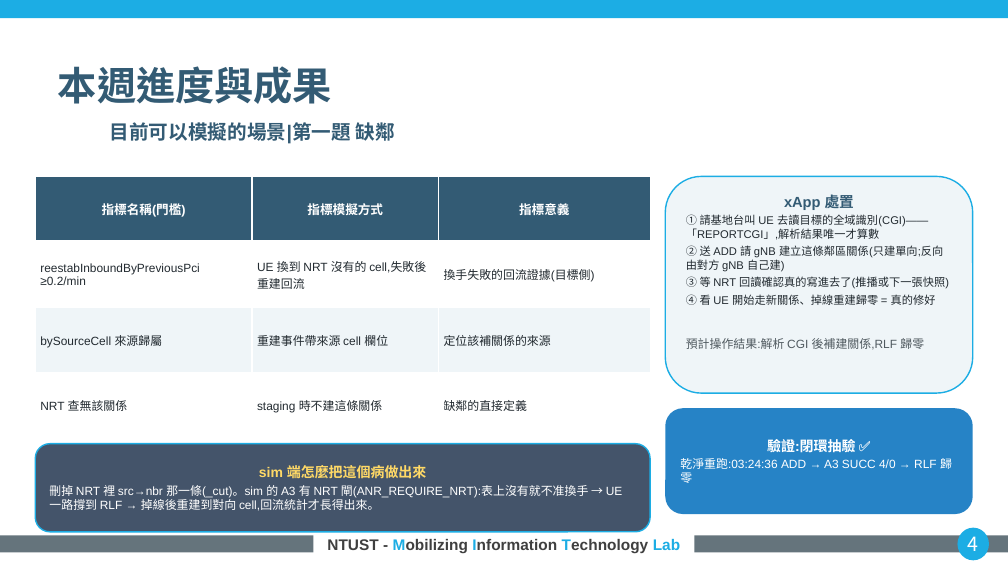
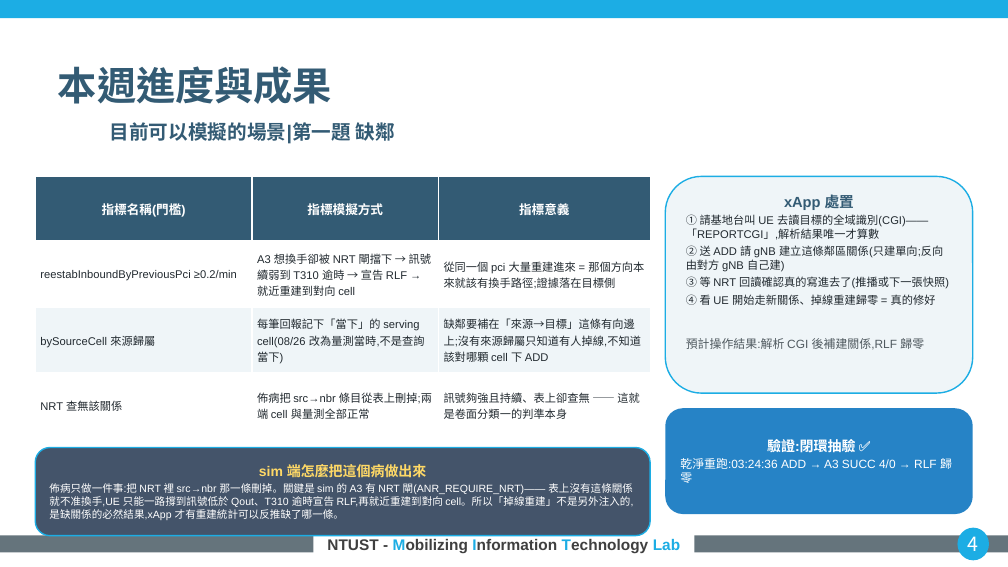
Before and after one commit to kimOuO/RAN-sim-OAI, a slide deck: slide 4 of docs/report/8_27_進度報告_v10十二題.pptx. Drawn at 1008x567 pixels with LibreOffice and Linux fonts; fonts in the diff are those of the drawing; background and template pictures are left out. Boxes give left, top, right and bottom in pixels: in the first picture for what was removed or moved away, otherwise in the second. Text is boxed around its words. In the diff, an @@ line names an element or a change of style, - is before the commit and + after.

```diff
--- a/docs/report/8_27_進度報告_v10十二題.pptx
+++ b/docs/report/8_27_進度報告_v10十二題.pptx
@@ table at [35, 176, 650, 438] @@
-row 2, column 2: UE 換到 NRT 沒有的 cell,失敗後重建回流
+row 2, column 2: A3 想換手卻被 NRT 閘擋下 → 訊號續弱到 T310 逾時 → 宣告 RLF → 就近重建到對向 cell
-row 2, column 3: 換手失敗的回流證據(目標側)
+row 2, column 3: 從同一個 pci 大量重建進來 = 那個方向本來就該有換手路徑;證據落在目標側
-row 3, column 2: 重建事件帶來源 cell 欄位
+row 3, column 2: 每筆回報記下「當下」的 serving cell(08/26 改為量測當時,不是查詢當下)
-row 3, column 3: 定位該補關係的來源
+row 3, column 3: 缺鄰要補在「來源→目標」這條有向邊上;沒有來源歸屬只知道有人掉線,不知道該對哪顆 cell 下 ADD
-row 4, column 2: staging 時不建這條關係
+row 4, column 2: 佈病把 src→nbr 條目從表上刪掉;兩端 cell 與量測全部正常
-row 4, column 3: 缺鄰的直接定義
+row 4, column 3: 訊號夠強且持續、表上卻查無 —— 這就是卷面分類一的判準本身
@@ size 8.5 to 8 pt in "reestabInboundByPreviousPci ≥0.2/min", "bySourceCell 來源歸屬", "NRT 查無該關係" @@
@@ rounded rectangle "sim 端怎麼把這個病做出來": place and size @@
-rounded rectangle "sim 端怎麼把這個病做出來" at [35, 444, 650, 531]
+rounded rectangle "sim 端怎麼把這個病做出來" at [35, 448, 650, 535]
@@ text in rounded rectangle at [49, 483, 633, 520]: text changed; size 8.5 to 7.5 pt @@
-刪掉 NRT 裡 src→nbr 那一條(_cut)。sim 的 A3 有 NRT 閘(ANR_REQUIRE_NRT):表上沒有就不准換手 → UE 一路撐到 RLF → 掉線後重建到對向 cell,回流統計才長得出來。
+佈病只做一件事:把 NRT 裡 src→nbr 那一條刪掉。關鍵是 sim 的 A3 有 NRT 閘(ANR_REQUIRE_NRT)—— 表上沒有這條關係就不准換手,UE 只能一路撐到訊號低於 Qout、T310 逾時宣告 RLF,再就近重建到對向 cell。所以「掉線重建」不是另外注入的,是缺關係的必然結果,xApp 才有重建統計可以反推缺了哪一條。
```
Also in this commit, not shown: 12 other slides changed.
